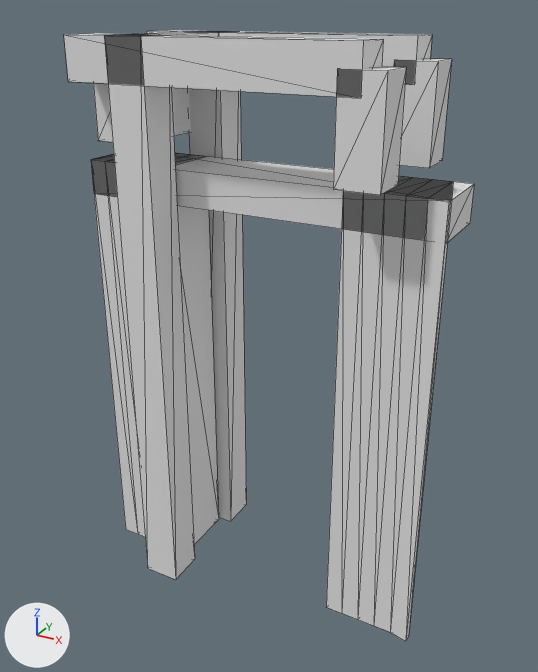
The glTF model models/westerhoven/westerhoven-brug-b07bd327/westerhoven-brug-b07bd327.glb: old version first, new version second.
Camera for both pictures: a camera (50 mm lens) standing at (7.77, -14.09, 3.67) and looking at (0.01, 0.02, -3.38). Arrows for +X, +Y and +Z are at lower left; the lights stay in place. The first picture is the older version. Mesh edges are drawn as thin lines.

The first picture shows 'building:balans', 'building:balans 2', 'building:contragewicht', 'building:hamei', 'building:hamei 2', 'building:hangstang', 'building:hangstang 2', 'building:portaal', 'road:dek', 'road:landhoofd (aangenomen)', 'road:landhoofd (aangenomen) 2'.
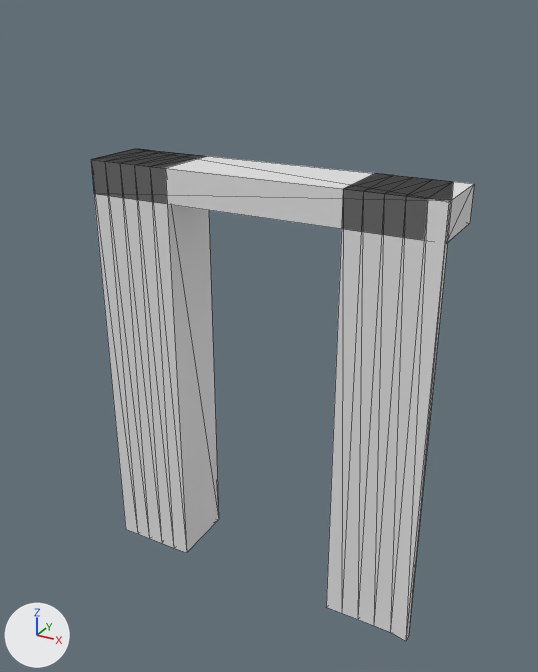
Pixel boxes [x1, y1, x2, y2] of what changed, in the pictures (538 x 672 px):
'building:hamei 2', deleted: before [105, 34, 195, 580]
'building:balans 2', deleted: before [64, 33, 383, 98]
'building:hamei', deleted: before [189, 31, 246, 521]
'building:hangstang 2', deleted: before [333, 66, 406, 195]
'building:hangstang', deleted: before [395, 58, 452, 168]
'building:balans', deleted: before [147, 30, 432, 85]
'building:contragewicht', deleted: before [93, 83, 191, 142]
'building:portaal', deleted: before [127, 31, 219, 36]

Patch to the scene script:
```diff
--- a/models/westerhoven/westerhoven-brug-b07bd327/westerhoven-brug-b07bd327.glb.py
+++ b/models/westerhoven/westerhoven-brug-b07bd327/westerhoven-brug-b07bd327.glb.py
@@ ob_building_hamei @@
-ob_building_hamei = bpy.data.objects.new('building:hamei', me_hamei)
-ob_building_hamei.location = (0.0, 0.0, 0.0)
@@ ob_building_hamei_2 @@
-ob_building_hamei_2 = bpy.data.objects.new('building:hamei 2', me_hamei_2)
-ob_building_hamei_2.location = (0.0, 0.0, 0.0)
@@ ob_building_portaal @@
-ob_building_portaal = bpy.data.objects.new('building:portaal', me_portaal)
-ob_building_portaal.location = (0.0, 0.0, 0.0)
@@ ob_building_balans @@
-ob_building_balans = bpy.data.objects.new('building:balans', me_balans)
-ob_building_balans.location = (0.0, 0.0, 0.0)
@@ ob_building_hangstang @@
-ob_building_hangstang = bpy.data.objects.new('building:hangstang', me_hangstang)
-ob_building_hangstang.location = (0.0, 0.0, 0.0)
@@ ob_building_balans_2 @@
-ob_building_balans_2 = bpy.data.objects.new('building:balans 2', me_balans_2)
-ob_building_balans_2.location = (0.0, 0.0, 0.0)
@@ ob_building_hangstang_2 @@
-ob_building_hangstang_2 = bpy.data.objects.new('building:hangstang 2', me_hangstang_2)
-ob_building_hangstang_2.location = (0.0, 0.0, 0.0)
@@ ob_building_contragewicht @@
-ob_building_contragewicht = bpy.data.objects.new('building:contragewicht', me_contragewicht)
-ob_building_contragewicht.location = (0.0, 0.0, 0.0)
```
